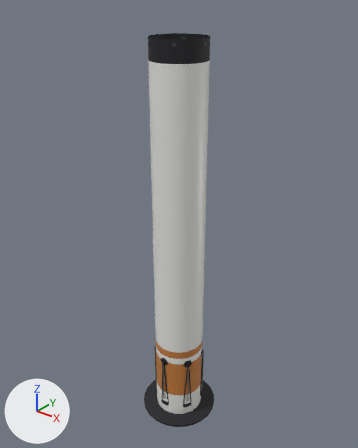
The glTF model assets/rockets/new-glendale/s1.mid.glb as it was, and as the next commit left it.
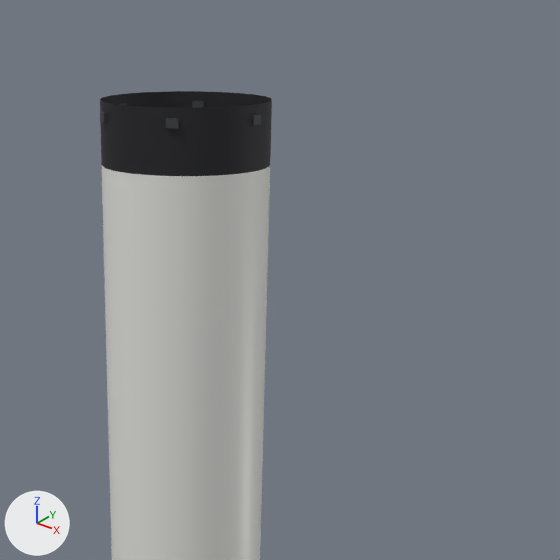
Old and new are each drawn whole from a 50 mm lens placed at (37.1, -46.4, 62.8), pointed at (-1.1, 1.4, 33.1) and again close up on the part from 31% to 88% of the width and 0% to 45% of the height. Arrows for +X, +Y and +Z are at lower left; the lights stay in place. The last two pictures show the newer version. Where no turn or scale is listed for an object, it has been applied to the vertices. Vertices at exactly the same position are counted once.

Objects in the first close-up: 's1.dark', 's1.hull'.
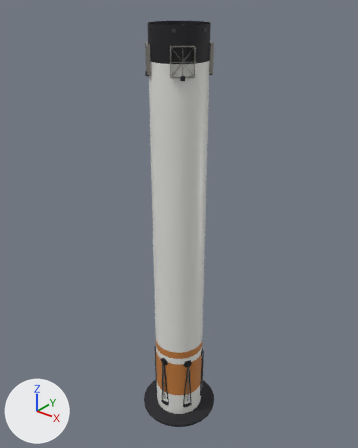
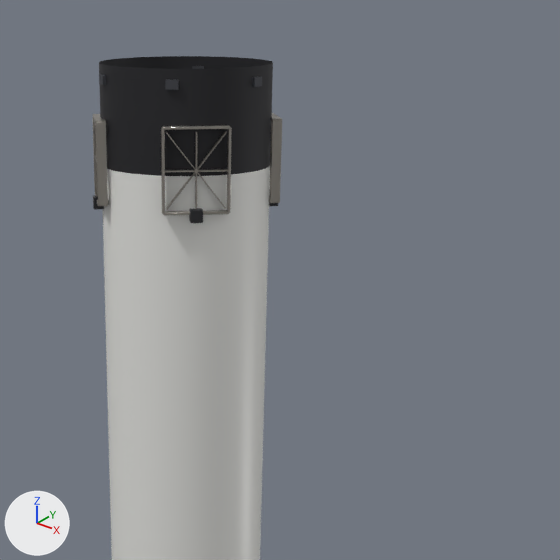
Where the newer file only moved an object's origin or applied its transform, the numbers keep the older frame.

Location of each change, [x1, y1, x2, y2] in pixels of the close-ups (560 x 560 px; the box of a moved part takes in the faces that stretch with it):
's1.dark', reshaped: before [100, 91, 272, 176]; after [99, 56, 273, 176]
'gridfin_0.metal', added: after [161, 125, 232, 215]
'gridfin_1.metal', added: after [93, 114, 108, 206]
'gridfin_3.metal', added: after [269, 113, 282, 203]
'gridfin_0.dark', added: after [189, 208, 203, 223]
'gridfin_1.dark', added: after [93, 195, 104, 210]
part 1 of me_s1_dark, moved or reshaped: before [251, 114, 261, 125]; after [252, 76, 262, 87]
part 2 of me_s1_dark, moved or reshaped: before [166, 118, 179, 128]; after [165, 79, 179, 90]
part 3 of me_s1_dark, moved or reshaped: before [100, 112, 107, 122]; after [99, 75, 106, 85]
part 4 of me_s1_dark, moved or reshaped: before [192, 101, 204, 108]; after [192, 66, 204, 69]
part 5 of me_s1_dark, added: after [99, 56, 273, 108]

Diff of the bpy script that builds the scene:
```diff
--- a/assets/rockets/new-glendale/s1.mid.glb.py
+++ b/assets/rockets/new-glendale/s1.mid.glb.py
@@ me_s1_dark @@
 # used by ob_s1_dark; location = (0.0, 0.0, 29.25)
-me_s1_dark.from_pydata(...)  # 386 vertices, 648 faces; spans x -5.6..5.6, y -5.6..5.6, z -28.2..28.2
+me_s1_dark.from_pydata(...)  # 434 vertices, 744 faces; spans x -5.6..5.6, y -5.6..5.6, z -28.2..29.6
+# me_s1_dark part 1: the loose piece of 8 vertices spanning x 3.4..3.6, y -0.2..0.2, z 27.4..27.8 is moved by (0.0, 0.0, 1.4)
+# me_s1_dark part 2: the loose piece of 8 vertices spanning x 1.5..2.0, y -3.3..-2.8, z 27.4..27.8 is moved by (0.0, 0.0, 1.4)
+# me_s1_dark part 3: the loose piece of 8 vertices spanning x -2.0..-1.5, y -3.3..-2.8, z 27.4..27.8 is moved by (0.0, 0.0, 1.4)
+# me_s1_dark part 4: the loose piece of 8 vertices spanning x -2.0..-1.5, y 2.8..3.3, z 27.4..27.8 is moved by (0.0, 0.0, 1.4)
+# me_s1_dark part 5
+# 24 vertices are added at x -3.5..3.5, y -3.5..3.5, z 28.3
+# 24 new vertices lie (0.0, 0.0, 1.3) away from vertices in x -3.5..3.5, y -3.5..3.5, z 28.3
+# 96 new faces join them
+# other edits to the shape of me_s1_dark do not show in these pictures
 me_s1_dark.materials.append(mat_or_dark)
@@ me_gridfin_0_metal @@
+me_gridfin_0_metal.from_pydata(...)  # 128 vertices, 224 faces; spans x -0.12..0.12, y -0.82..0.82, z -1.0..1.0
+me_gridfin_0_metal.materials.append(mat_or_metal)
@@ me_gridfin_0_dark @@
+me_gridfin_0_dark.from_pydata(...)  # 24 vertices, 44 faces; spans x -1.0..1.0, y -1.0..1.0, z -1.0..1.0
+me_gridfin_0_dark.materials.append(mat_or_dark)
@@ ob_gridfin_3_metal @@
+ob_gridfin_3_metal = bpy.data.objects.new('gridfin_3.metal', me_gridfin_0_metal)
+ob_gridfin_3_metal.parent = ob_gridfin_3
+ob_gridfin_3_metal.location = (0.0, 0.0, 1.7)
+ob_gridfin_3_metal.scale = (1.65, 1.65, 1.65)
@@ ob_gridfin_3 @@
+ob_gridfin_3 = bpy.data.objects.new('gridfin_3', None)
+ob_gridfin_3.parent = ob_s1
+ob_gridfin_3.location = (2.517, 2.517, 53.4)
+ob_gridfin_3.rotation_euler = (0.0, 0.0, 0.785)  # degrees (0, 0, 45)
@@ ob_gridfin_1_metal @@
+ob_gridfin_1_metal = bpy.data.objects.new('gridfin_1.metal', me_gridfin_0_metal)
+ob_gridfin_1_metal.parent = ob_gridfin_1
+ob_gridfin_1_metal.location = (0.0, 0.0, 1.7)
+ob_gridfin_1_metal.scale = (1.65, 1.65, 1.65)
@@ ob_gridfin_1 @@
+ob_gridfin_1 = bpy.data.objects.new('gridfin_1', None)
+ob_gridfin_1.parent = ob_s1
+ob_gridfin_1.location = (-2.517, -2.517, 53.4)
+ob_gridfin_1.rotation_euler = (0.0, 0.0, -2.356)  # degrees (0, 0, -135)
@@ ob_gridfin_1_dark @@
+ob_gridfin_1_dark = bpy.data.objects.new('gridfin_1.dark', me_gridfin_0_dark)
+ob_gridfin_1_dark.parent = ob_gridfin_1
+ob_gridfin_1_dark.location = (0.08, 0.0, 0.0)
+ob_gridfin_1_dark.scale = (0.25, 0.25, 0.25)
@@ ob_gridfin_0_metal @@
+ob_gridfin_0_metal = bpy.data.objects.new('gridfin_0.metal', me_gridfin_0_metal)
+ob_gridfin_0_metal.parent = ob_gridfin_0
+ob_gridfin_0_metal.location = (0.0, 0.0, 1.7)
+ob_gridfin_0_metal.scale = (1.65, 1.65, 1.65)
@@ ob_gridfin_0 @@
+ob_gridfin_0 = bpy.data.objects.new('gridfin_0', None)
+ob_gridfin_0.parent = ob_s1
+ob_gridfin_0.location = (2.517, -2.517, 53.4)
+ob_gridfin_0.rotation_euler = (0.0, 0.0, -0.785)  # degrees (0, 0, -45)
@@ ob_gridfin_0_dark @@
+ob_gridfin_0_dark = bpy.data.objects.new('gridfin_0.dark', me_gridfin_0_dark)
+ob_gridfin_0_dark.parent = ob_gridfin_0
+ob_gridfin_0_dark.location = (0.08, 0.0, 0.0)
+ob_gridfin_0_dark.scale = (0.25, 0.25, 0.25)
```
